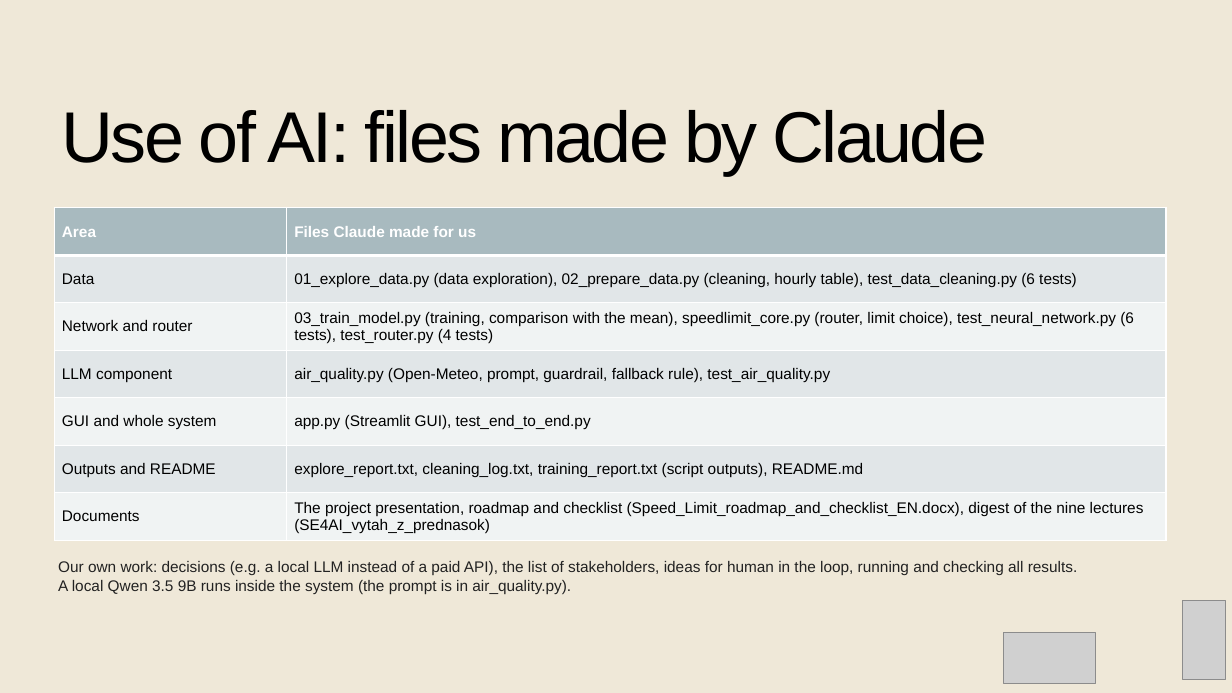
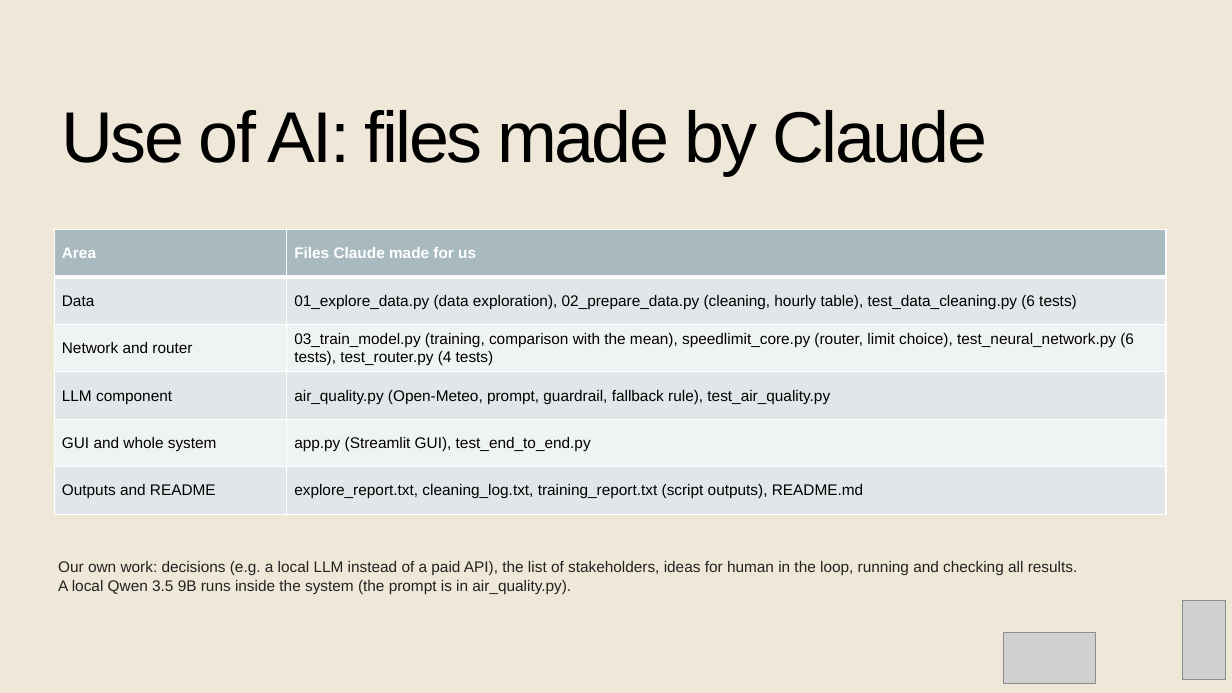
Before and after one commit to matus-bon/SE---Speed-limit, a slide deck: slide 32 of Speed_Limit_Project_EN_FINAL.pptx. Drawn at 1232x693 pixels with LibreOffice and Linux fonts; fonts in the diff are those of the drawing; grey boxes stand for pictures. Boxes give left, top, right and bottom in pixels: in the first picture for what was removed or moved away, otherwise in the second. Text is boxed around its words. In the diff, an @@ line names an element or a change of style, - is before the commit and + after.

```diff
--- a/Speed_Limit_Project_EN_FINAL.pptx
+++ b/Speed_Limit_Project_EN_FINAL.pptx
@@ table at (x1=55, y1=229, x2=1166, y2=514) @@
-row 7: Documents | The project presentation, roadmap and checklist (Speed_Limit_roadmap_and_checklist_EN.docx), digest of the nine lectures (SE4AI_vytah_z_prednasok)
@@ table resized from (x1=55, y1=208, x2=1166, y2=541) to (x1=55, y1=229, x2=1166, y2=514) @@
```
Also in this commit, not shown: 4 other slides changed, 4 other files.
